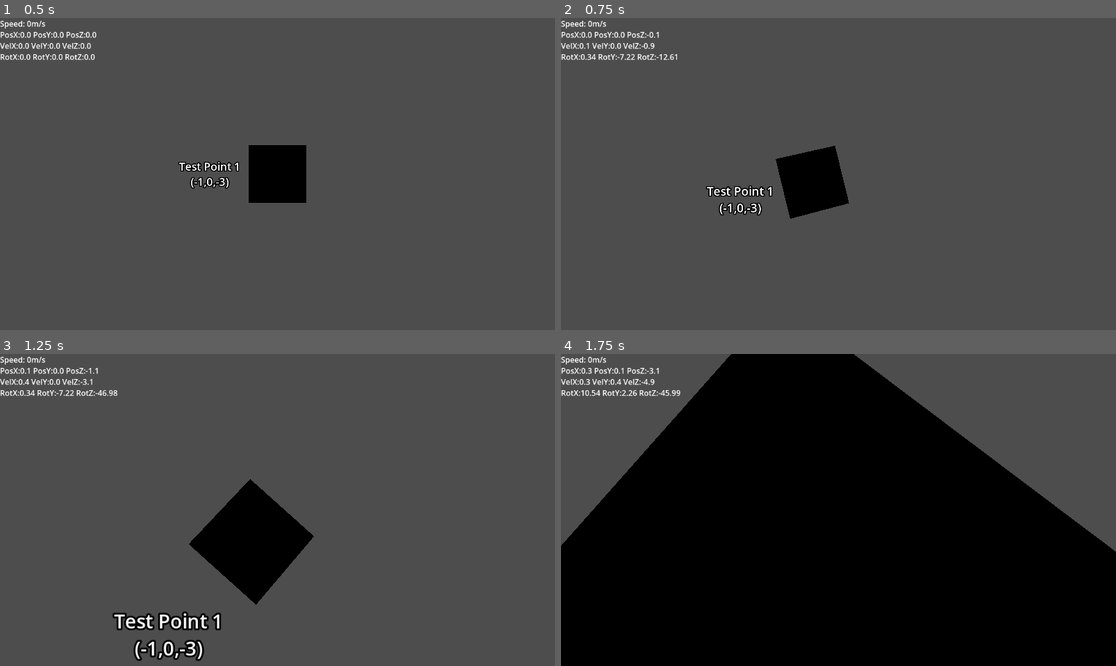
Above: before the commit, frames 1-4 (two rows, left to right).
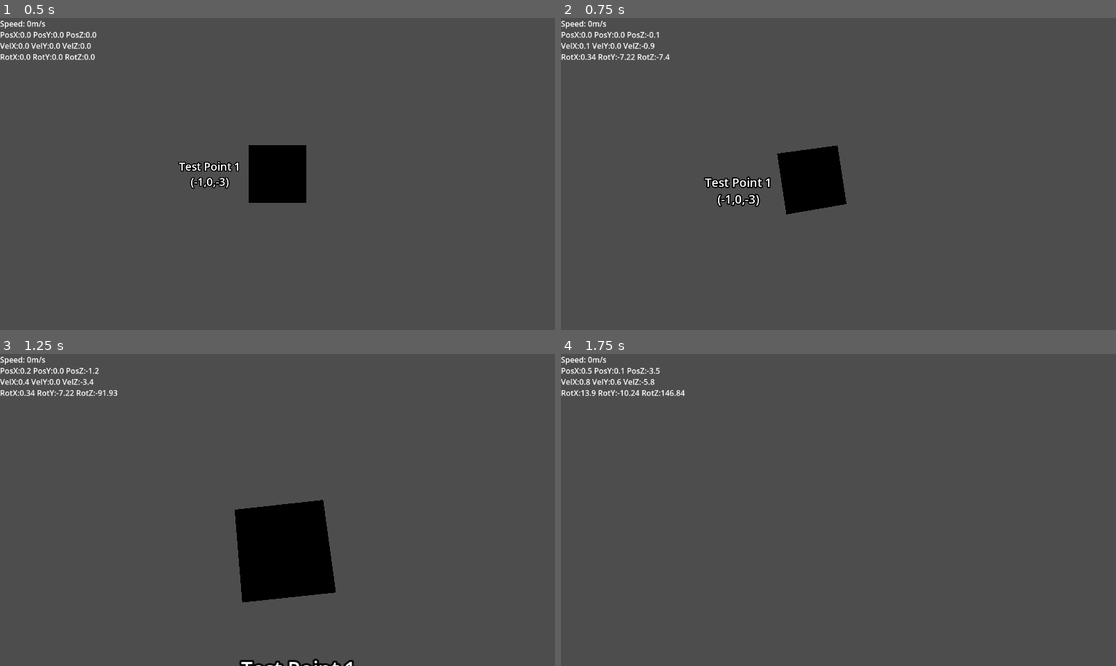
Above: after the commit, the same moments.

Repository: V3AI-Seven/gravity
Game: Godot game, scene res://MainArea/space.tscn
Same seed, same stepped clock (60 frames per second), same inputs: the game is played once before the commit and once after it.
Inputs (mouse positions are in pixels of both pictures, inside the frame that each line leads up to):
- Up to frame 1 (0.5 s): no input
- Up to frame 2 (0.75 s): tap Enter at 0.5 s; move the mouse to (866, 174) at 0.52 s; hold W from 0.53 s (still down); hold Q from 0.53 s (still down)
- Up to frame 3 (1.25 s): keep holding W; keep holding Q
- Up to frame 4 (1.75 s): keep holding W; move the mouse to (810, 510) at 1.27 s; release Q at 1.28 s; tap E at 1.35 s

Frame 1 is identical in both runs. In frame 2, 1.1% of the frame differs, in the area x 17-52%, y 11-65%; in frame 3, 5.5%; in frame 4, 76%, in the area x 0-100%, y 0-100%.

Commit message:
Roll now momentum based

Diff:
--- a/MainArea/Scripts/space_ship.gd
+++ b/MainArea/Scripts/space_ship.gd
@@ -2,10 +2,13 @@
 
 const acceleration = 5 #measured in m/s
 const boost_acceleration = 15 #measured in m/s
+const natural_deceleration = 0.99995
+const natural_roll_deceleration = 0.995
 const mouse_sensitivity = 0.002
-const roll_speed = 0.02
+const roll_speed = 0.002
 
 var target_velocity = Vector3.ZERO
+var target_roll_velocity = 0
 
 func _ready() -> void:
 	Input.mouse_mode = Input.MOUSE_MODE_CAPTURED
@@ -52,12 +55,15 @@
 
 	#Roll control, TODO: also make momentum based, see mouse-based rotation
 	#Done in pyhsics to prevent repeating keypress delay
-	var target_roll_velocity = 0
+	var actual_roll_distance = 0
 	if Input.is_key_pressed(KEY_Q):
 		target_roll_velocity += roll_speed
 	if Input.is_key_pressed(KEY_E):
 		target_roll_velocity += -roll_speed
-	rotate_object_local(Vector3.FORWARD,target_roll_velocity)
+	target_roll_velocity = target_roll_velocity*natural_roll_deceleration
+
+	actual_roll_distance = target_roll_velocity
+	rotate_object_local(Vector3.FORWARD,actual_roll_distance)
 
 
 	#Momentum-based spaceflight time
@@ -75,7 +81,7 @@
 	relative_acceleration = transform.basis * target_acceleration #Rotate movement to be relative to ship's orientation
 	target_velocity = relative_acceleration + target_velocity #Apply acceleration
 
-	target_velocity = target_velocity * 0.995 #Natural deceleration
+	target_velocity = target_velocity * natural_deceleration #Natural deceleration
 
 	velocity = target_velocity
 	move_and_collide(velocity*delta) #Built in function to have nice movement, velocity, and collision
--- a/MainArea/space.tscn
+++ b/MainArea/space.tscn
@@ -18,44 +18,42 @@
 [node name="Space" type="Node3D"]
 script = ExtResource("1_naoou")
 
-[node name="SpaceShip" type="Node3D" parent="."]
-
-[node name="PlayerSpaceShip" type="CharacterBody3D" parent="SpaceShip"]
+[node name="PlayerSpaceShip" type="CharacterBody3D" parent="."]
 motion_mode = 1
 script = ExtResource("2_naoou")
 
-[node name="CollisionShape3D" type="CollisionShape3D" parent="SpaceShip/PlayerSpaceShip"]
+[node name="CollisionShape3D" type="CollisionShape3D" parent="PlayerSpaceShip"]
 shape = SubResource("BoxShape3D_4yfhc")
 
-[node name="MeshInstance3D" type="MeshInstance3D" parent="SpaceShip/PlayerSpaceShip"]
+[node name="MeshInstance3D" type="MeshInstance3D" parent="PlayerSpaceShip"]
 visible = false
 mesh = SubResource("BoxMesh_naoou")
 
-[node name="Camera3D" type="Camera3D" parent="SpaceShip/PlayerSpaceShip"]
+[node name="Camera3D" type="Camera3D" parent="PlayerSpaceShip"]
 
-[node name="DebugInfo" type="Node3D" parent="SpaceShip/PlayerSpaceShip/Camera3D"]
+[node name="DebugInfo" type="Node3D" parent="PlayerSpaceShip/Camera3D"]
 
-[node name="Speedometer" type="Label" parent="SpaceShip/PlayerSpaceShip/Camera3D/DebugInfo"]
+[node name="Speedometer" type="Label" parent="PlayerSpaceShip/Camera3D/DebugInfo"]
 offset_right = 65.0
 offset_bottom = 23.0
 text = "Speed: 0m/s"
 metadata/_edit_use_anchors_ = true
 
-[node name="Position" type="Label" parent="SpaceShip/PlayerSpaceShip/Camera3D/DebugInfo"]
+[node name="Position" type="Label" parent="PlayerSpaceShip/Camera3D/DebugInfo"]
 offset_top = 23.0
 offset_right = 78.0
 offset_bottom = 46.0
 text = "X:0 Y:0 Z:0"
 metadata/_edit_use_anchors_ = true
 
-[node name="Velocity" type="Label" parent="SpaceShip/PlayerSpaceShip/Camera3D/DebugInfo"]
+[node name="Velocity" type="Label" parent="PlayerSpaceShip/Camera3D/DebugInfo"]
 offset_top = 46.0
 offset_right = 78.0
 offset_bottom = 69.0
 text = "VelX:0 VelY:0 VelZ:0"
 metadata/_edit_use_anchors_ = true
 
-[node name="Rotation" type="Label" parent="SpaceShip/PlayerSpaceShip/Camera3D/DebugInfo"]
+[node name="Rotation" type="Label" parent="PlayerSpaceShip/Camera3D/DebugInfo"]
 offset_top = 69.0
 offset_right = 157.0
 offset_bottom = 92.0
@@ -86,6 +84,6 @@
 mesh = SubResource("BoxMesh_7fetd")
 
 [node name="Sun" type="OmniLight3D" parent="."]
-transform = Transform3D(1, 0, 0, 0, 1, 0, 0, 0, 1, 0, 0, -1839)
+transform = Transform3D(1, 0, 0, 0, 1, 0, 0, 0, 1, 0, 400, -1839)
 omni_range = 4096.0
 omni_attenuation = 0.0
